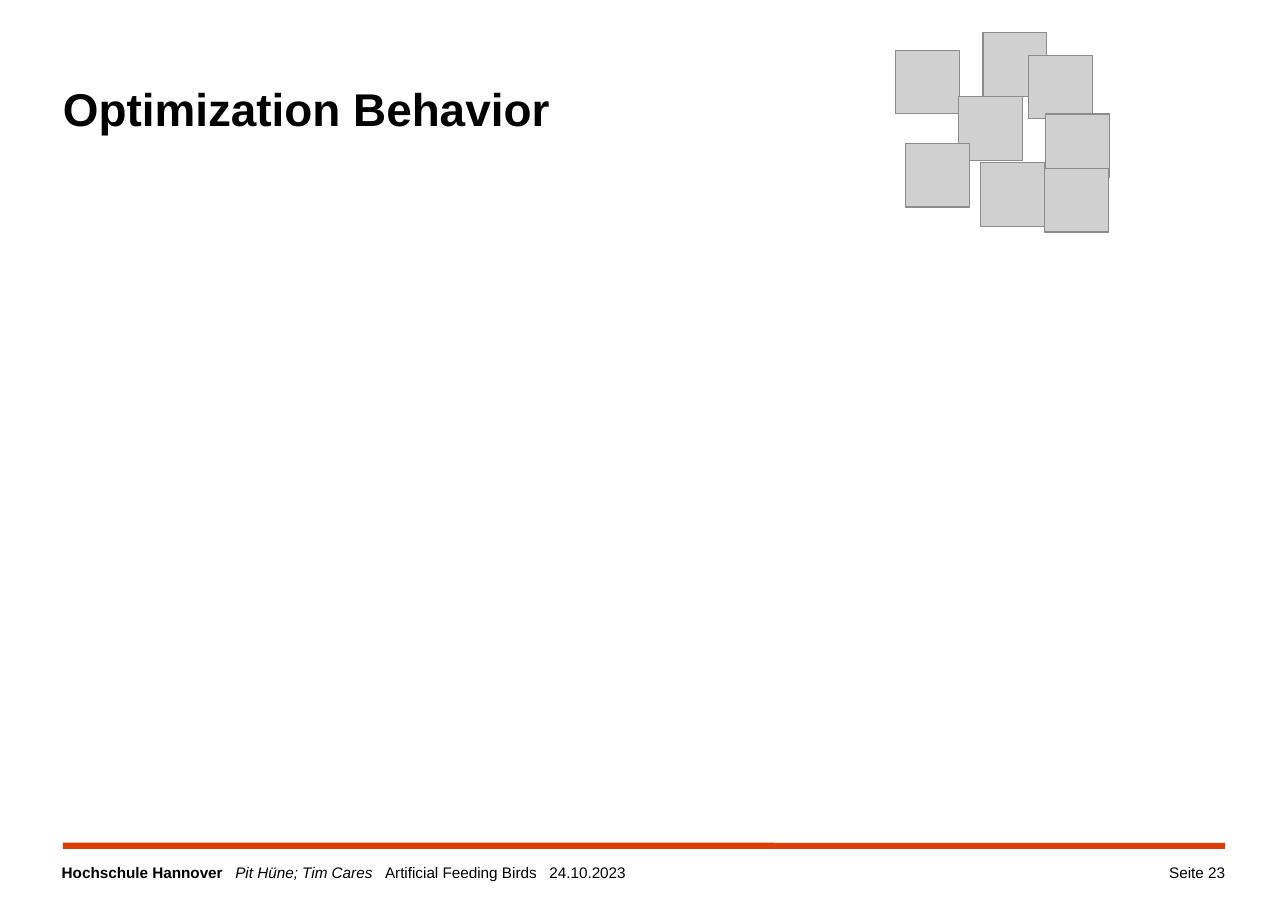
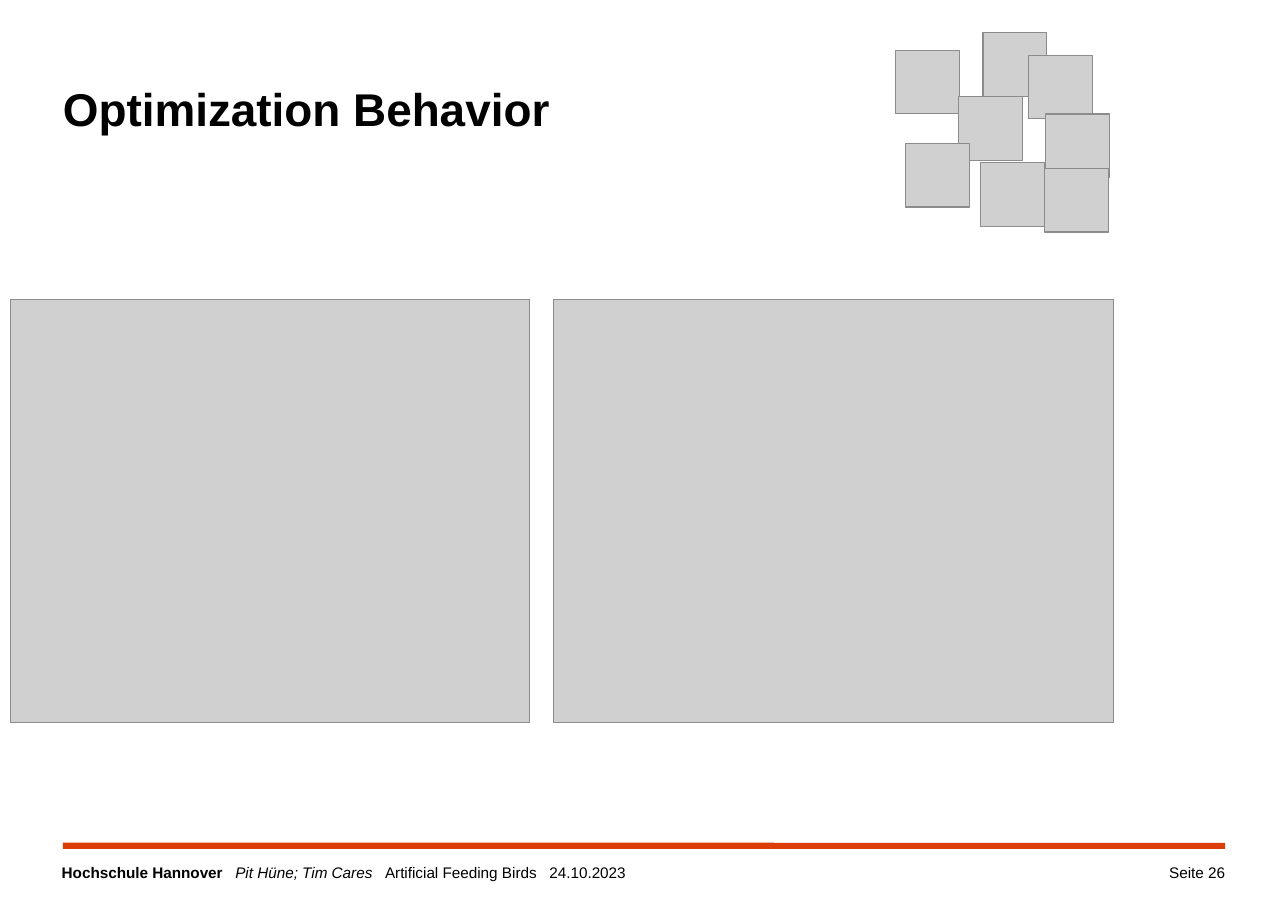
Before and after one commit to TimCares/AFB-Metaheuristic, a slide deck: slide 26 of doc/algorithm_improvements.pptx (slide 23 before the commit). Drawn at 1288x911 pixels with LibreOffice and Linux fonts; fonts in the diff are those of the drawing; grey boxes stand for pictures; background and template pictures are left out. Boxes give left, top, right and bottom in pixels: in the first picture for what was removed or moved away, otherwise in the second. Text is boxed around its words. In the diff, an @@ line names an element or a change of style, - is before the commit and + after.

```diff
--- a/doc/algorithm_improvements.pptx
+++ b/doc/algorithm_improvements.pptx
@@ picture added at (11, 300, 530, 723) @@
@@ picture added at (554, 300, 1114, 723) @@
@@ page number at (1169, 867, 1225, 878): text changed @@
-Seite 23
+Seite 26
```
Also in this commit, not shown: 15 other slides changed, 4 slides added, 15 other files.
